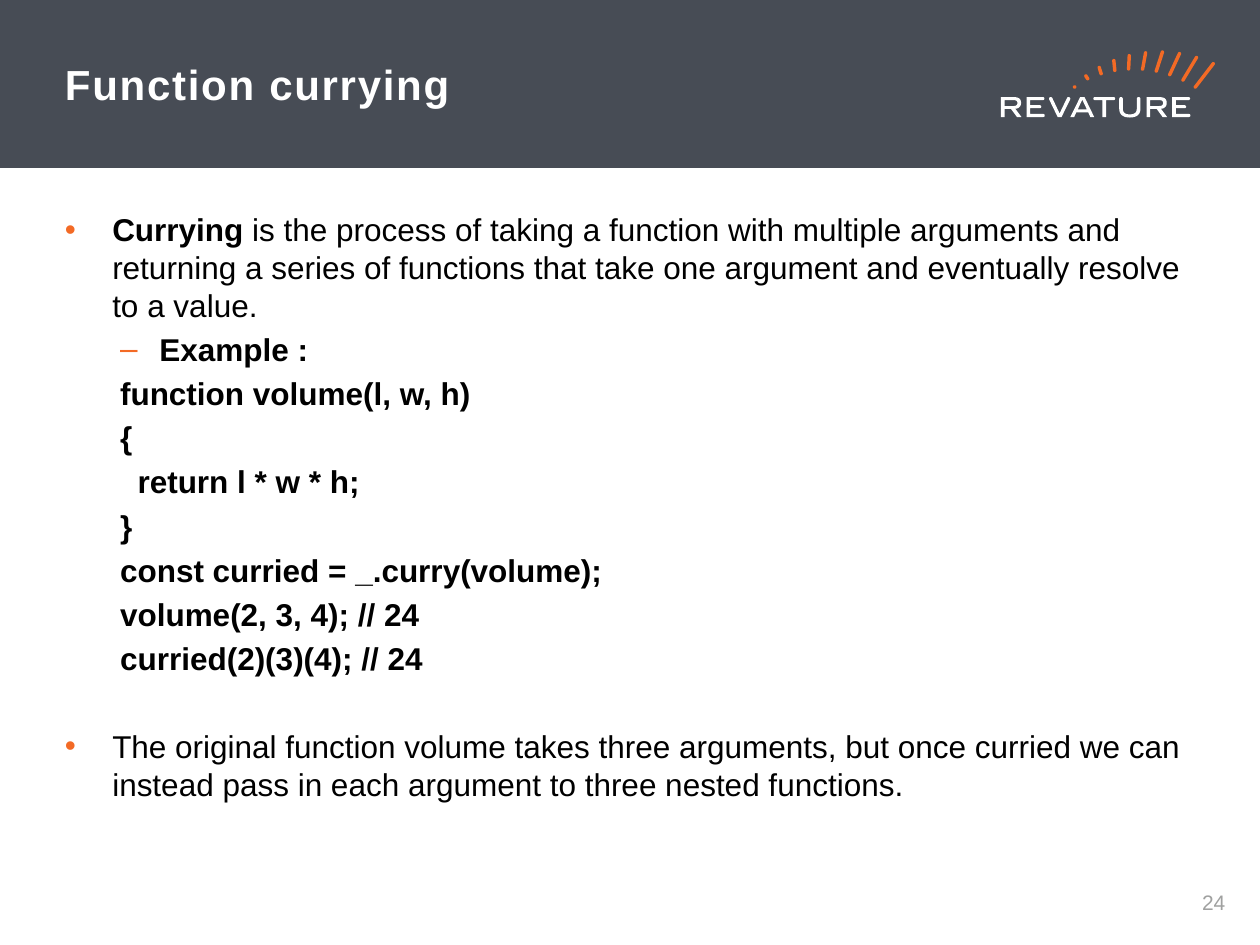
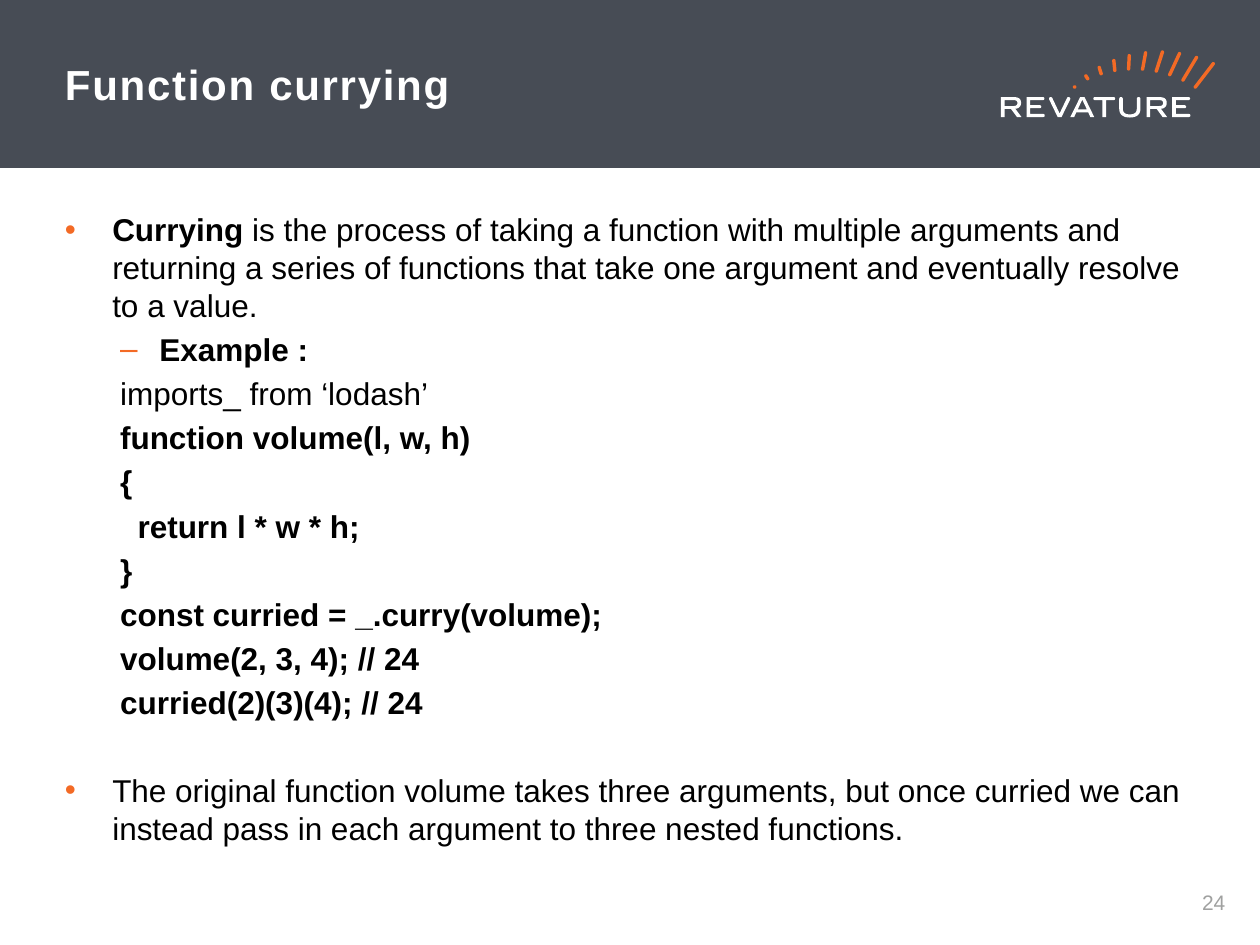
Before and after one commit to 2502-feb25-java-org/training-code, a slide deck: slide 25 of 01-Basics/PowerPoints/JAVASCRIPT-INTRODUCTION.pptx. Drawn at 1260x945 pixels with LibreOffice and Linux fonts; fonts in the diff are those of the drawing. Boxes give left, top, right and bottom in pixels: in the first picture for what was removed or moved away, otherwise in the second. Text is boxed around its words. In the diff, an @@ line names an element or a change of style, - is before the commit and + after.

```diff
--- a/01-Basics/PowerPoints/JAVASCRIPT-INTRODUCTION.pptx
+++ b/01-Basics/PowerPoints/JAVASCRIPT-INTRODUCTION.pptx
@@ text at bbox=[120, 382, 428, 411]: paragraph added @@
+  imports_ from ‘lodash’
```
Also in this commit, not shown: 3 other files.
